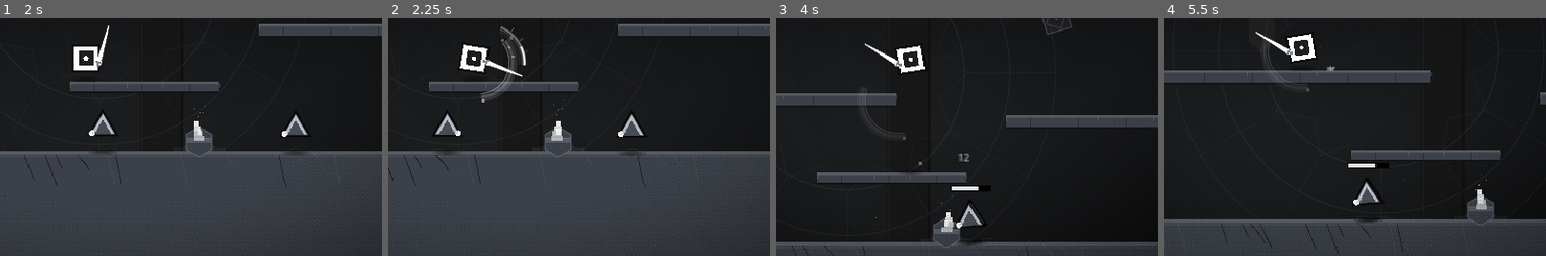
Above: before the commit, frames 1-4 (left to right).
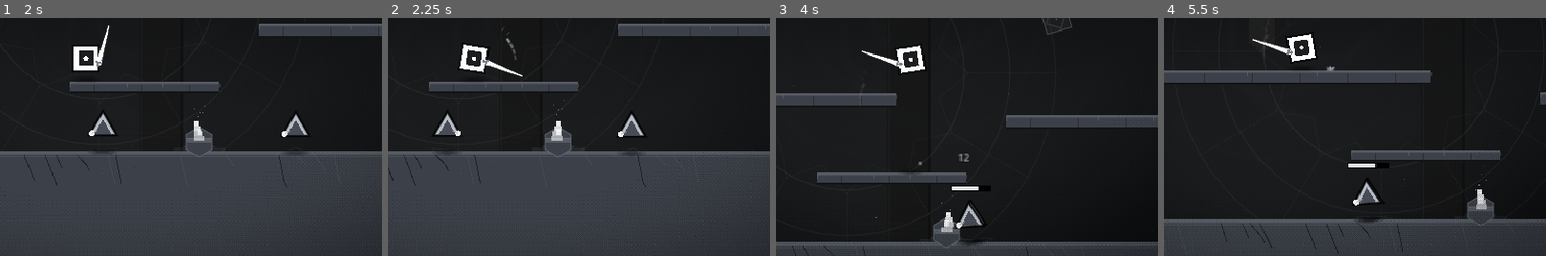
Above: after the commit, the same moments.

Repository: ShadowTheDP/Ashfall
Game: Godot game, scene res://scenes/main.tscn
The game is run twice, just before and just after one commit, with the same random seed, the same clock (stepped at 60 frames per second) and the same inputs. Sound files missing from this copy of the repository are replaced by a short silence.
Inputs (mouse positions are % of the whole screen's width and height, from its top left):
- Up to frame 1 (2 s): tap Enter at 0.5 s; move the mouse to (72, 45) at 0.52 s; hold D (move_right) 0.53-1.25 s; tap J (attack) at 0.6 s; click (72, 45) at 0.67 s; tap Space (jump) at 0.77 s; drag from (30, 55) to (53, 51) at 1.27 s
- Up to frame 2 (2.25 s): move the mouse to (60, 28) at 2.02 s; hold D (move_right) from 2.03 s (still down); tap J (attack) at 2.1 s
- Up to frame 3 (4 s): release D (move_right) at 2.75 s; drag from (45, 70) to (20, 35) at 2.77 s; move the mouse to (80, 65) at 3.52 s; hold A (move_left) from 3.53 s (still down); tap K (throw) at 3.6 s; tap Space (jump) at 3.77 s; tap J (attack) at 3.8 s
- Up to frame 4 (5.5 s): release A (move_left) at 4.25 s; drag from (20, 35) to (65, 86) at 4.27 s; move the mouse to (55, 50) at 5.02 s; hold A (move_left) from 5.03 s (still down); tap Q at 5.1 s; click (55, 50) at 5.17 s; tap J (attack) at 5.3 s
The pictures show only the part of the screen within x 35-85%, y 45-95%; the shares and areas given below are measured in that part.

Frame 1 is identical in both runs. In frame 2, 0.8% of the frame differs, in the area x 24-37%, y 3-36%; in frame 3, 0.3%; in frame 4, 0.3%.

Commit message:
Single-owner swing trail: SlashFx dashes only; mirror coil angle; soft shadows; document in impact.md

Diff:
--- a/scripts/fx/slash_fx.gd
+++ b/scripts/fx/slash_fx.gd
@@ -1,14 +1,18 @@
 class_name SlashFx
 extends Node2D
-## Pixel smear arc for a swing. Three bands of decreasing width give the arc
-## volume without blurring the sprite.
+## The arc the blade TIP swept, drawn as disconnected dashes on a single
+## radius. No filled band, no concentric rings: at 38-50 px any band reads as
+## a "mooncake" instead of speed. Dashes can only read as motion.
+##
+## The trail deliberately stops short of the blade and lives BEHIND it, so
+## blade + trail can never fuse into an L.
 
 var facing := 1
 var color := MathArt.WHITE
-var radius := 21.0
-var arc := 2.2
+var radius := 38.0
+var arc := 1.05
 var _t := 0.0
-var _life := 0.15
+var _life := 0.13
 
 
 func setup(attack_index: int, is_facing: int, tint: Color, blade_length: float = 38.0) -> void:
@@ -18,11 +22,11 @@
 	radius = blade_length
 	match attack_index:
 		0:
-			arc = 2.1
+			arc = 0.95
 		1:
-			arc = 2.2
+			arc = 1.05
 		_:
-			arc = 2.9
+			arc = 1.35
 	z_index = 7
 
 
@@ -37,12 +41,25 @@
 func _draw() -> void:
 	var k := clampf(_t / _life, 0.0, 1.0)
 	var alpha := 1.0 - k
-	var a0 := -arc * 0.5 + k * 0.9
-	var a1 := arc * 0.5 + k * 0.9
-	var outer := radius * (0.95 + 0.10 * k)
-	MathArt.px_arc(self, Vector2.ZERO, outer, a0, a1, Color(color, alpha * 0.20), 4.0)
-	MathArt.px_arc(self, Vector2.ZERO, outer - 3.0, a0, a1, Color(color, alpha * 0.40), 3.0)
-	MathArt.px_arc(self, Vector2.ZERO, outer - 6.0, a0, a1, Color(MathArt.WHITE, alpha * 0.65), 1.0)
-	# Leading edge cap.
-	var edge := Vector2.from_angle(a1) * outer
-	MathArt.px_rect(self, Rect2(roundf(edge.x) - 1.0, roundf(edge.y) - 1.0, 3, 3), Color(MathArt.WHITE, alpha * 0.9))
+	# The whole trail drifts forward and thins out.
+	var a0 := -arc + k * 0.55
+	var a1 := -0.30 + k * 0.55
+	if a1 <= a0:
+		return
+	var span := a1 - a0
+	var dashes := 4
+	for i in dashes:
+		var t0 := float(i) / float(dashes)
+		var t1 := t0 + 0.58 / float(dashes)
+		var near := 1.0 - t0
+		var width := lerpf(1.2, 2.6, near)
+		var tone := alpha * lerpf(0.42, 1.0, near * near)
+		MathArt.arc(self, Vector2.ZERO, radius, a0 + span * t0, a0 + span * t1,
+			Color(color, tone), width)
+	# Two shed sparks behind the trail, well clear of the dashes.
+	for i in 2:
+		var a := a0 - 0.10 - float(i) * 0.16
+		var dir := Vector2.from_angle(a)
+		var from := dir * (radius + 2.0)
+		MathArt.line(self, from, from + dir * 5.0,
+			Color(MathArt.WHITE, alpha * (0.45 - float(i) * 0.15)), 1.0)
--- a/scripts/player/player_visual.gd
+++ b/scripts/player/player_visual.gd
@@ -213,7 +213,10 @@
 
 
 func _coil_angle() -> float:
-	return _start_angle() - 0.38 * float(p.facing)
+	# Must go through _mirror(). Without it a left-facing swing travels ~5 rad
+	# (almost a full circle) instead of ~3.2, which is what turned the smear
+	# into a giant band.
+	return _mirror(_start_angle() - 0.38)
 
 
 func _mirror(angle: float) -> float:
@@ -225,9 +228,7 @@
 	var phase := _attack_phase()
 	var rest := REST_ANGLE if p.facing > 0 else PI - REST_ANGLE
 	var coil := _coil_angle()
-	var to_angle := _end_angle() + _overshoot() * float(p.facing)
-	if p.facing < 0:
-		to_angle = PI - (_end_angle() - _overshoot())
+	var to_angle := _mirror(_end_angle() + _overshoot())
 	match phase["name"]:
 		"windup":
 			var k := clampf(float(phase["k"]) / 0.55, 0.0, 1.0)
@@ -307,70 +308,10 @@
 
 
 func _draw_smear(alpha: float, hand: Vector2, length: float) -> void:
-	var phase := _attack_phase()
-	if phase["name"] != "active":
-		return
-	var limit := 0.55 if p.attack_index == 2 else 0.34
-	var k := clampf(float(phase["k"]) / limit, 0.0, 1.0)
-	if k > 1.0:
-		return
-	var current := _blade_angle()
-	var coil := _coil_angle()
-	var swing := signf(current - coil)
-	var travelled := absf(current - coil)
-	var trail := clampf(travelled * 0.55, 0.35, 1.55)
-	var from_angle := current - swing * trail
-
-	# GAP: the trail must never reach the blade. If the trail touches the tip,
-	# blade + trail read as one bent "L". Leave ~18 degrees of empty space.
-	var gap := 0.32
-	var arc_end := current - swing * gap
-	if absf(arc_end - from_angle) < 0.12:
-		return
-
-	var radius := length
-	var fade := 1.0 - k * 0.30
-
-	# The trail is the arc the TIP swept. It is drawn as three concentric,
-	# THIN arcs of decreasing alpha - never a filled band, never a straight
-	# stroke at the tip. Curves that stop short of the blade cannot form an L.
-	MathArt.arc(self, hand, radius, from_angle, arc_end,
-		Color(MathArt.WHITE, alpha * 0.55 * fade), 2.0)
-	MathArt.arc(self, hand, radius - 2.5, from_angle, arc_end,
-		Color(MathArt.WHITE, alpha * 0.28 * fade), 1.0)
-	MathArt.arc(self, hand, radius - 5.0, from_angle, arc_end,
-		Color(MathArt.WHITE, alpha * 0.14 * fade), 1.0)
-
-	# Brighten the last third of the trail (nearest the blade) so the eye reads
-	# direction of travel.
-	var lead := lerpf(from_angle, arc_end, 0.62)
-	MathArt.arc(self, hand, radius, lead, arc_end, Color(MathArt.WHITE, alpha * 0.95), 2.0)
-
-	# A few short tangential ticks, but only well BEHIND the blade and detached
-	# from the arc, so they read as shed sparks rather than as geometry.
-	for i in 3:
-		var t := 0.22 + float(i) * 0.26
-		if t > 0.92:
-			continue
-		var a := lerpf(from_angle, arc_end, t)
-		var dir := Vector2.from_angle(a)
-		var start_p := hand + dir * (radius + 1.5)
-		var end_p := start_p + dir * 4.5
-		MathArt.line(self, start_p, end_p, Color(MathArt.WHITE, alpha * fade * (0.45 - float(i) * 0.12)), 1.0)
-
-	# Golden-angle dots sampled on the trail: the mathematical accent.
-	for i in 3:
-		var t := 0.18 + float(i) * 0.30
-		if t > 0.9:
-			continue
-		var a := lerpf(from_angle, arc_end, t)
-		var point := hand + Vector2.from_angle(a) * (radius * 0.72)
-		MathArt.disc(self, point, 1.4, Color(MathArt.WHITE, alpha * fade * 0.5))
-
-	# Tip lag dot: the blade tip trails the body by one frame. It sits on the
-	# blade's own radius, behind the tip, so it never crosses the blade.
-	var lag_dir := Vector2.from_angle(_blade_lag_angle)
-	MathArt.disc(self, hand + lag_dir * (radius - 3.0), 1.8, Color(MathArt.LIGHT, alpha * 0.4))
+	# Intentionally empty: the swing trail is SlashFx's job (spawned once per
+	# swing from Player._open_hitbox). Drawing it here as well produced two
+	# overlapping arcs that fused into a solid band. One trail, one owner.
+	pass
 
 
 func _draw_aegis(alpha: float) -> void:
Not shown, changed: docs/design/impact.md
